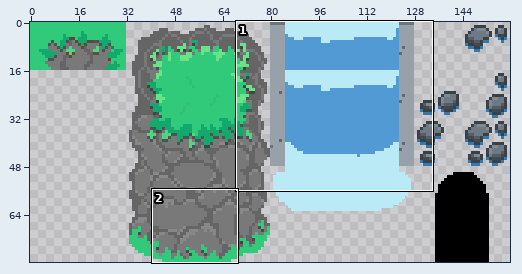
Sprite sheet, stored at Assets/_ IslandBoy/Content/Art/Sprites/Tiles/SPR Surface Walls.png. Above: a wide view before the commit, with the close-up outlined.
Close-up. Before the edit:
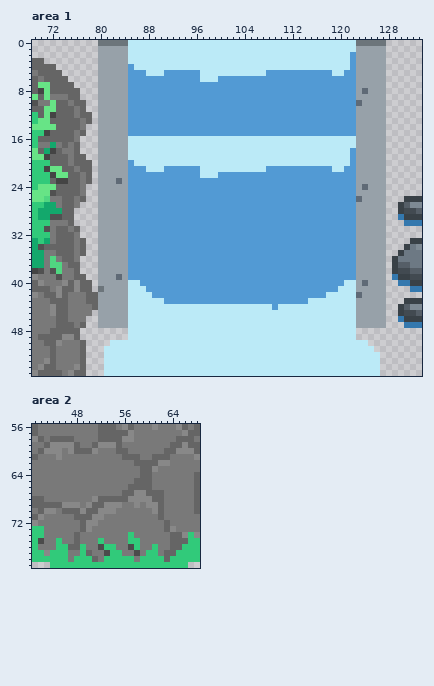
The file is 160x80 pixels. Colours within 5 levels of each other are drawn and written as one. Shown: area 1: x 69..133, y 0..55; area 2: x 41..68, y 56..79. The commit also changed other parts of the picture, which this record leaves out.
Once edited:
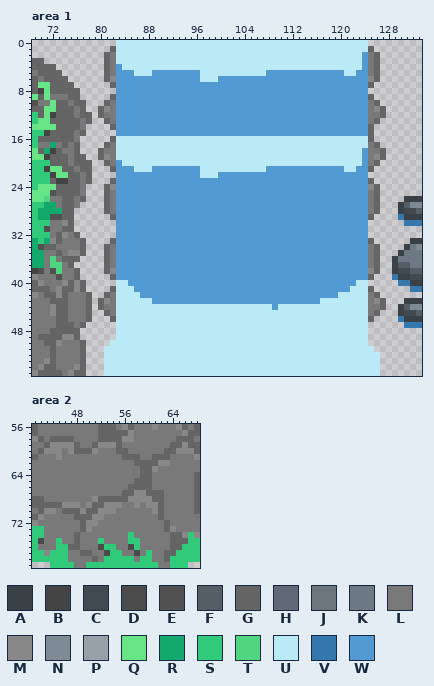
Palette (. is transparent): A #394147  B #444444  C #424a51  D #4b4b4b  E #515151  F #555e67  G #656565  H #5f6a76  J #6c757b  K #6d7984  L #797979  M #888888  N #7e8a94  P #97a1a9  Q #67e486  R #13a86c  S #31ca7a  T #50d681  U #bbeaf7  V #3478ae  W #529ad4
Change:
Changed rows in their new state; - is an unchanged pixel.
Area 1:
first column x 72:
 0 --------...UU--------------------------------------UU...
 1 --------..GUU--------------------------------------UUG..
 2 --------.GLUU-------------------------------------UUWLG.
 3 --------.GLUU-------------------------------------UUWLG.
 4 --------.GLWUU------------------------------------UUWLG.
 5 --------.GLWW-UU-WW----------------------------WWUUWWLG.
 6 --------.GMWW--------------------------------------WWMG.
 7 --------..GWW--------------------------------------WWG..
 8 --------...WW--------------------------------------WW...
 9 --------..GWW--------------------------------------WWG..
10 --------.GLWW--------------------------------------WWLG.
11 --------GMLWW--------------------------------------WWLMG
12 --------GLLWW--------------------------------------WWLLG
13 --------.GLWW--------------------------------------WWLG.
14 --------..GWW--------------------------------------WWG..
15 --------...WW--------------------------------------WWG..
16 --------..GUU--------------------------------------UUG..
17 --------.GLUU--------------------------------------UULG.
18 --------GLLUU-------------------------------------UUWLLG
19 --------GMLUU-------------------------------------UUWLMG
20 --------.GLWUU------------------------------------UUWLG.
21 --------..GWW-UU-WW----------------------------WWUUWWG..
22 --------...WW--------------------------------------WW...
23 --------..GWW--------------------------------------WWG..
24 --------.GMWW--------------------------------------WWMG.
25 --------.GLWW--------------------------------------WWLG.
26 --------.GLWW--------------------------------------WWLG.
27 --------.GLWW--------------------------------------WWLG.
28 --------.GLWW--------------------------------------WWLG.
29 --------..GWW--------------------------------------WWG..
30 --M-----...WW--------------------------------------WW...
31 -L-G.---...WW--------------------------------------WW...
32 --MLG---...WW--------------------------------------WW...
33 M-LL----..GWW--------------------------------------WWG..
34 -LLL----.GLWW--------------------------------------WWLG.
35 --LMM---.GLWW--------------------------------------WWLG.
36 ----G---.GLWW--------------------------------------WWLG.
37 ----.---.GLWW--------------------------------------WWLG.
38 --------.GMWW--------------------------------------WWMG.
39 -----.--..GWW--------------------------------------WWG..
40 ------.-...UUWW----------------------------------WWUU...
41 ------.-..GUU-WW--------------------------------WW-UUG..
42 -------..GLUU--WW-----------------------------WW---UULG.
43 -------.GMLUU----WW------------------------WW------UULMG
44 ------G.GLLUU--------------------------------------UULLG
45 ------G-.GLUU--------------------------------------UULG.
46 ------G-..GUU--------------------------------------UUG..
47 --------...UU--------------------------------------UU...
48 -----------UU--------------------------------------UU---
49 -----------UU--------------------------------------UU---
Area 2:
first column x 48:
76 -L-----------L--
77 -G-----------L--
78 LLL----------LL-
79 LL------------LL
